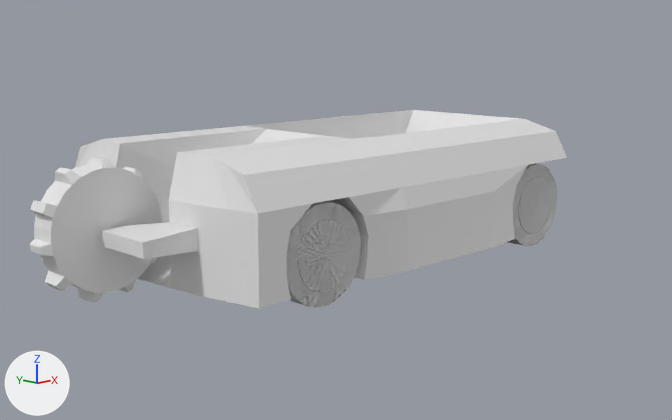
Two versions of the Blender file Project-LeftKnut/Assets/Harvester.blend, one commit apart.
Before and after are seen from a 50 mm camera at (-14.94, -15.24, 5.24) aimed at (-1.12, -1.34, 1.4). Arrows for +X, +Y and +Z are at lower left; the lights stay in place.

Names of what the first picture shows: 'Circle', 'Cube', 'Tire.002', 'Tire.003'.
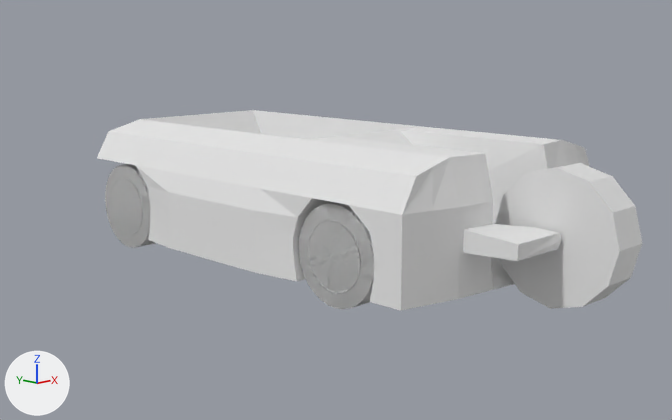
What the commit changed:
Mesh me_circle_001_1 is new.
It has 311 vertices, 320 faces and spans x -1.0..1.0, y -1.0..1.0, z 0.0..0.56.
Mesh me_cylinder is new.
It is a 12-sided cylinder along z spanning x -1.0..1.0, y -1.0..1.0, z -1.0..1.0.
Object 'Circle' (ob_circle) is deleted.
Object 'Cube' (ob_cube) moves from (0.16, 0.0, 1.25) to (-0.01, -0.01, 1.25).
Object 'Cube' (ob_cube) turns from (0, 0, 0) to (0, 0, 90) degrees about x, y and z.
Object 'Tire.002' (ob_tire_002) is deleted.
Object 'Tire.003' (ob_tire_003) is deleted.
Object 'Front Right Tire' (ob_front_right_tire) is new; it shows me_circle_001_1.
Its location is (-2.54, -3.21, 1.03).
Its rotation in degrees is (90, 0, 90).
It gains a MIRROR modifier named 'Mirror'.
Modifier setting: use_axis = (False, False, True).
Object 'Back Right Tire' (ob_back_right_tire) is new; it shows a copy of me_circle_001_1.
Its location is (-2.55, 3.82, 1.03).
Its rotation in degrees is (90, 0, 90).
It gains a MIRROR modifier named 'Mirror'.
Modifier setting: use_axis = (False, False, True).
Object 'Cylinder' (ob_cylinder) is new; it shows me_cylinder.
Its location is (-0.01, -6.26, 1.44).
Its rotation in degrees is (0, 90, 0).
Its scale is (1.32, 1.32, 0.406).

Pixel boxes (x1, y1, x2, y2) of what changed, in the pictures (672 x 420 px):
'Cube', moved, turned
    before: (75, 110, 567, 308)
    after: (97, 110, 590, 311)
'Cylinder', added
    after: (495, 163, 642, 309)
'Circle', deleted
    before: (30, 157, 164, 302)
'Front Right Tire', added
    after: (299, 202, 374, 309)
'Tire.002', deleted
    before: (286, 201, 361, 308)
'Back Right Tire', added
    after: (105, 164, 155, 248)
'Tire.003', deleted
    before: (508, 163, 557, 246)
